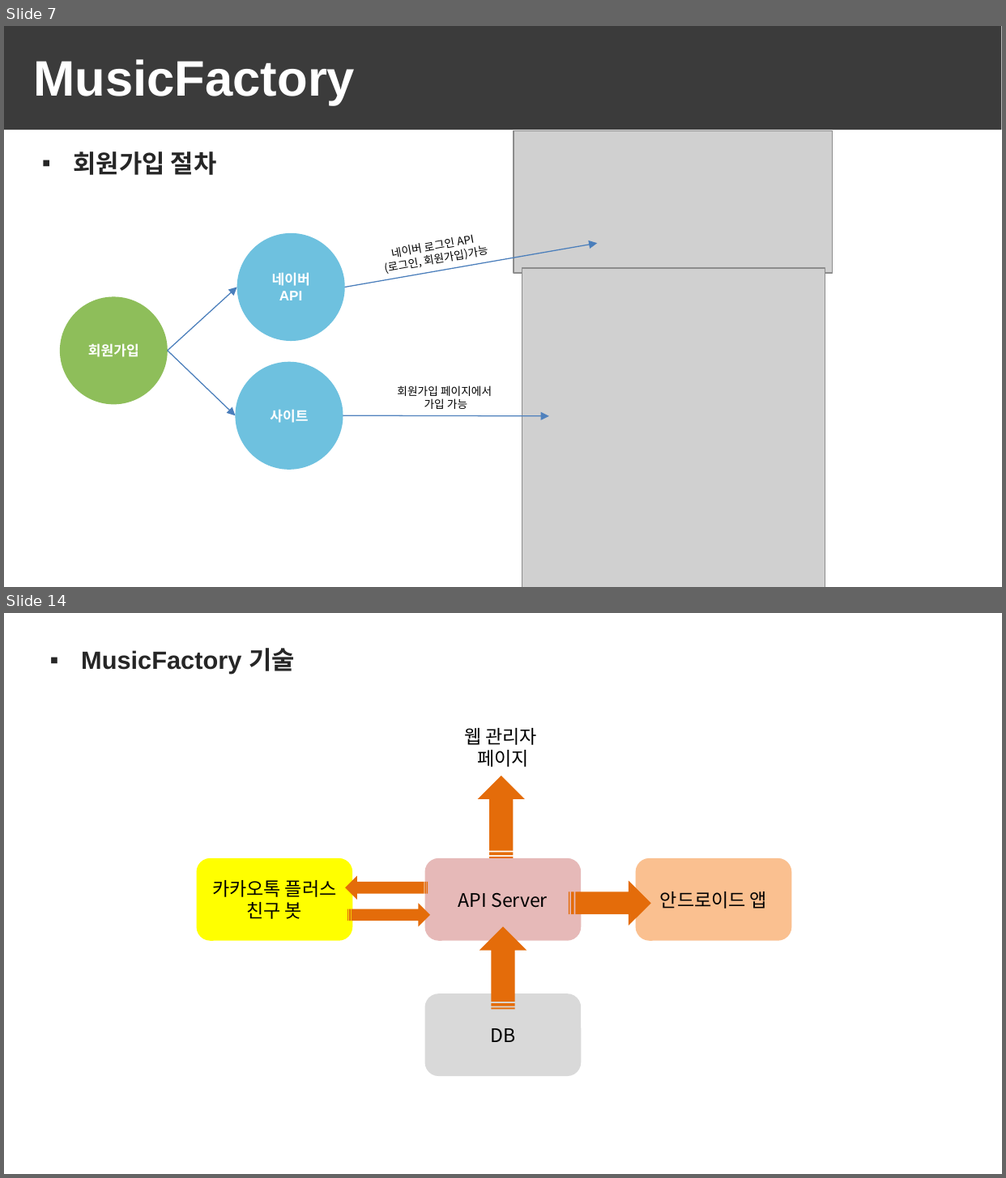
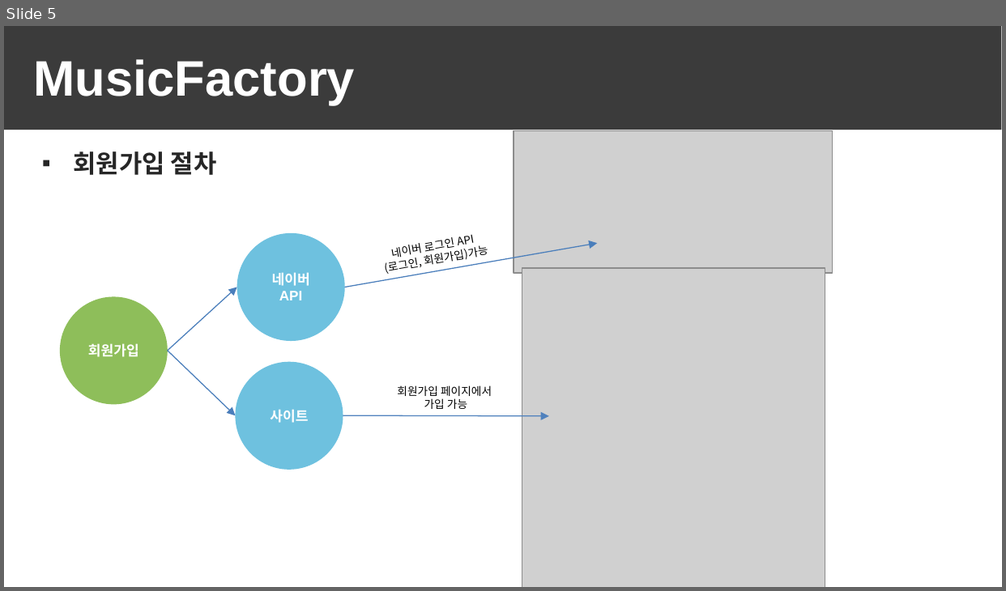
Before and after one commit to zozokjs/webapps, a slide deck: MusicFactory.pptx. Shown one above the other, each under a label of ours: slides 7 and 14 before the commit, slide 5 after it; the slides between them are not shown. The pictures are 1006x1178 and 1006x591 pixels, drawn with LibreOffice and Linux fonts; fonts in the diff are those of the drawing; grey boxes stand for pictures. Boxes give left, top, right and bottom in pixels: in the first picture for what was removed or moved away, otherwise in the second. Text is boxed around its words. In the diff, an @@ line names an element or a change of style, - is before the commit and + after.

```diff
--- a/MusicFactory.pptx
+++ b/MusicFactory.pptx
@@ slide 14 removed at [4,613,1002,1174], background #FFFFFF @@
@@ text removed at [81,648,295,674] @@
-▪ MusicFactory 기술
@@ text removed at [464,728,537,767] @@
-웹 관리자
-페이지
@@ striped right arrow removed at [478,776,525,858] @@
@@ rounded rectangle removed at [197,858,352,941] @@
-카카오톡 플러스 친구 봇
@@ striped right arrow removed at [345,876,428,901] @@
@@ rounded rectangle removed at [425,858,581,941] @@
-API Server
@@ rounded rectangle removed at [636,858,791,941] @@
-안드로이드 앱
@@ striped right arrow removed at [347,904,430,927] @@
@@ striped right arrow removed at [569,880,652,926] @@
@@ striped right arrow removed at [480,926,527,1009] @@
@@ rounded rectangle removed at [425,995,581,1077] @@
-DB
@@ what was slide 7 is now slide 5 @@
```
Also in this commit, not shown: 10 slides changed, 1 slide added, 2 other slides removed.
